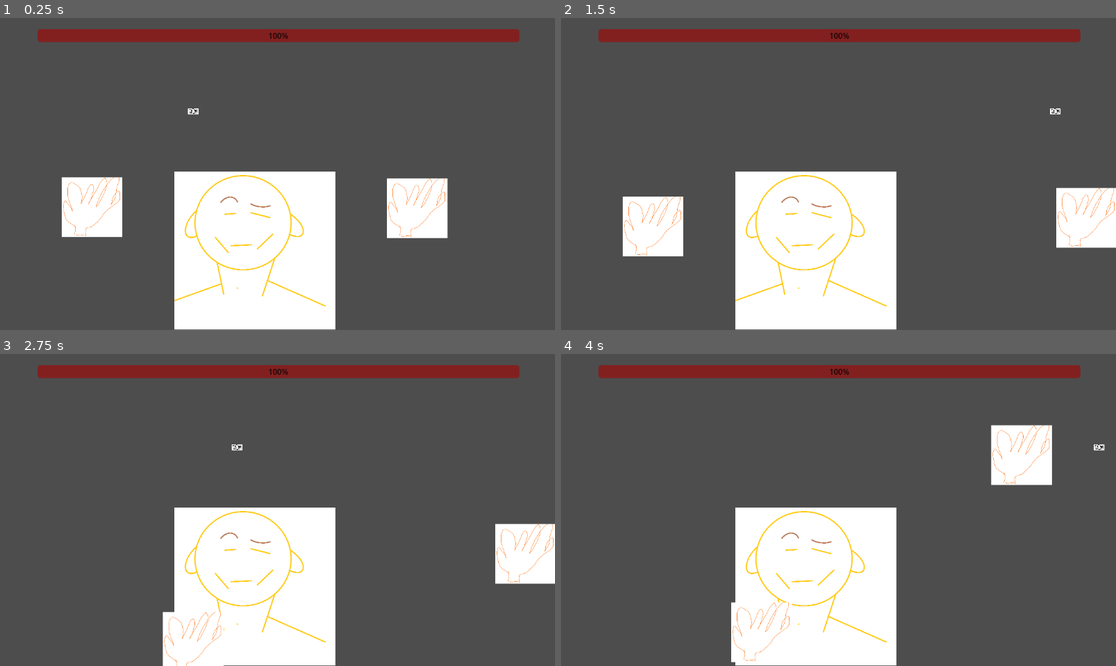
Above: before the commit, frames 1-4 (two rows, left to right).
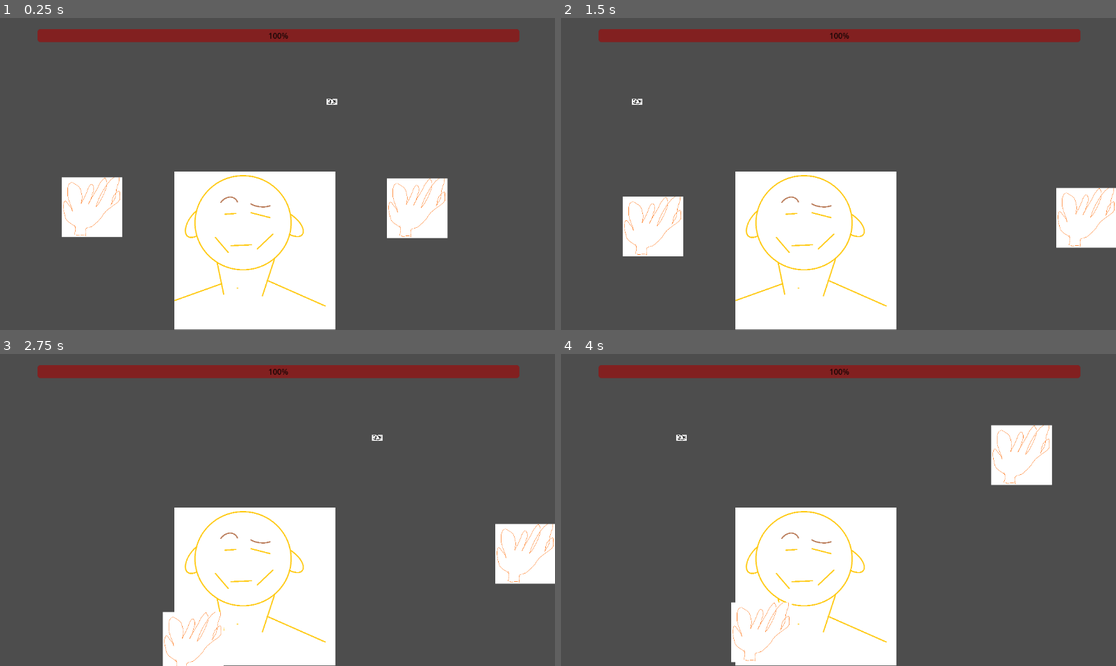
Above: after the commit, the same moments.

Repository: GopnikJammeri/LDJam56
Game: Godot game, scene res://Scenes/world.tscn
Same seed, same stepped clock (60 frames per second), same inputs: the game is played once before the commit and once after it.
Inputs (mouse positions are in pixels of both pictures, inside the frame that each line leads up to):
- Up to frame 1 (0.25 s): no input
- Up to frame 2 (1.5 s): move the mouse to (960, 158) at 0.52 s; hold Right (human_move_right) 0.53-1.28 s; click (960, 158) at 0.6 s; move the mouse to (727, 189) at 1.27 s; hold Down (human_move_down) from 1.28 s (still down); tap M (switch_hand) at 1.35 s
- Up to frame 3 (2.75 s): move the mouse to (333, 441) at 2.02 s; release Down (human_move_down) at 2.03 s; hold Right (human_move_right) from 2.03 s (still down); click (333, 441) at 2.1 s
- Up to frame 4 (4 s): move the mouse to (810, 572) at 2.77 s; release Right (human_move_right) at 2.78 s; hold Up (human_move_up) 2.78-3.53 s; tap M (switch_hand) at 2.85 s; click (810, 572) at 2.92 s; move the mouse to (1005, 556) at 3.52 s; hold Left (human_move_left) from 3.53 s (still down); click (1005, 556) at 3.6 s

The runs differ from the first frame. In frame 1, less than 0.1% of the frame differs, in the area x 33-61%, y 25-31%; in frame 2, less than 0.1%; in frame 3, less than 0.1%; in frame 4, less than 0.1%.

Commit message:
Mosquito death

Diff:
--- /dev/null
+++ b/Scenes/mosquito_spawn_point.tscn
@@ -0,0 +1,3 @@
+[gd_scene format=3 uid="uid://deha0kmd1tjfw"]
+
+[node name="MosquitoSpawnPoint" type="Node2D"]
--- a/Scenes/world.tscn
+++ b/Scenes/world.tscn
@@ -1,10 +1,11 @@
-[gd_scene load_steps=6 format=3 uid="uid://0d3k4m2v2vii"]
+[gd_scene load_steps=7 format=3 uid="uid://0d3k4m2v2vii"]
 
 [ext_resource type="PackedScene" uid="uid://bosri6tikh45c" path="res://Scenes/mosquito.tscn" id="1_aq7s8"]
 [ext_resource type="Script" path="res://Scripts/world.gd" id="1_lhxt3"]
 [ext_resource type="PackedScene" uid="uid://dant37hgbwwmw" path="res://Scenes/human.tscn" id="2_xs0at"]
 [ext_resource type="PackedScene" uid="uid://cijdnabxraonc" path="res://Scenes/Hand.tscn" id="3_ay8sv"]
 [ext_resource type="PackedScene" uid="uid://dhf4aj2g3ogcy" path="res://Scenes/UI_Control_Scene.tscn" id="4_cmb76"]
+[ext_resource type="PackedScene" uid="uid://deha0kmd1tjfw" path="res://Scenes/mosquito_spawn_point.tscn" id="6_lwm2d"]
 
 [node name="World" type="Node2D"]
 script = ExtResource("1_lhxt3")
@@ -29,3 +30,6 @@
 offset_top = 23.0
 offset_right = 1150.0
 offset_bottom = 674.0
+
+[node name="MosquitoSpawnPoint" parent="." instance=ExtResource("6_lwm2d")]
+position = Vector2(564, 174)
--- a/Scripts/mosquito.gd
+++ b/Scripts/mosquito.gd
@@ -21,10 +21,12 @@
 var bite_threshold: float = 20.0
 var attached_to: Globals.MosquitoPlace
 var position_of_human: Vector2 = Vector2.ZERO
+var spawn_point = null
 
 func _ready() -> void:
 	screen_size = get_viewport_rect().size
 	fetch_character()
+	position = spawn_point.position
 
 func _physics_process(delta: float) -> void:
 	handle_human_position()
@@ -79,9 +81,11 @@
 	var human_local = world.get_node("Human")
 	var hand_right_local = world.get_node("HandRight")
 	var hand_left_local = world.get_node("HandLeft")
+	spawn_point = world.get_node("MosquitoSpawnPoint")
 	hand_right = hand_right_local
 	hand_left = hand_left_local
 	human = human_local
+
 	if human:
 		human.connect("mosquito_overlapped_start", set_is_on_human)
 		human.connect("mosquito_overlapped_end", deset_is_on_human)
@@ -147,6 +151,7 @@
 
 func _on_hurt_box_area_entered(area):
 	print("mosquito hit")
+	handle_death()
 
 func is_bite_mark_overlapped() -> bool:
 	for child in human.get_children():
@@ -177,3 +182,10 @@
 		position_of_human = hand_right.position
 	elif attached_to == Globals.MosquitoPlace.FACE:
 		position_of_human = human.position
+
+func handle_death():
+	cooldown_timer.stop()
+	bite_mark_timer.stop()
+	detach()
+	position = spawn_point.position
+	velocity = Vector2.ZERO
